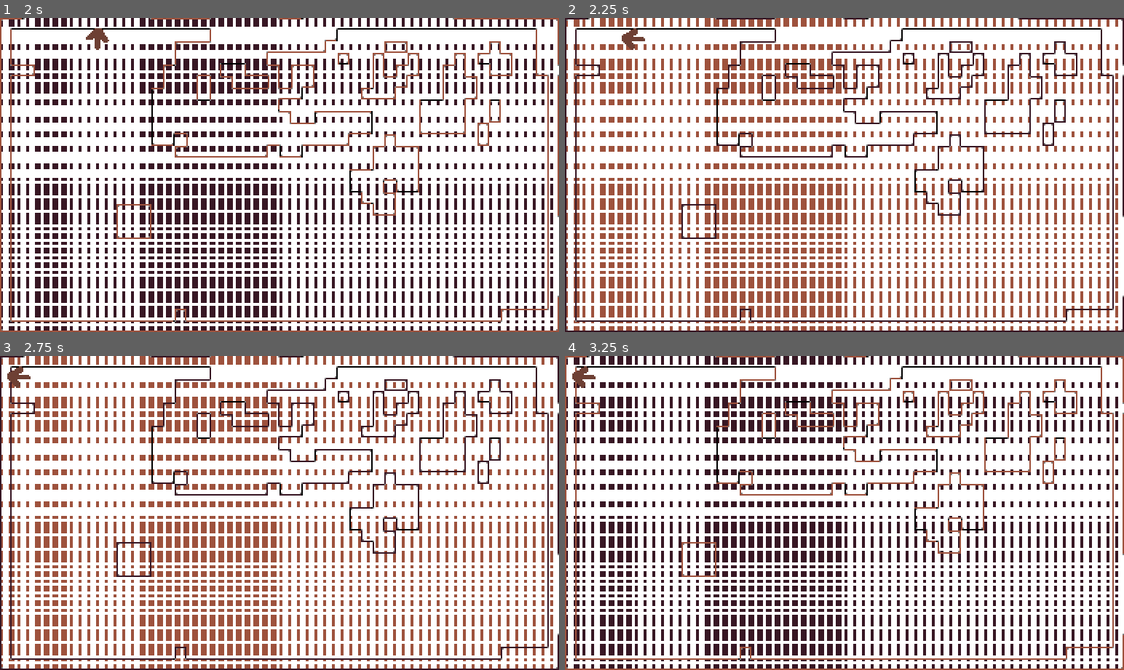
Above: before the commit, frames 1-4 (two rows, left to right).
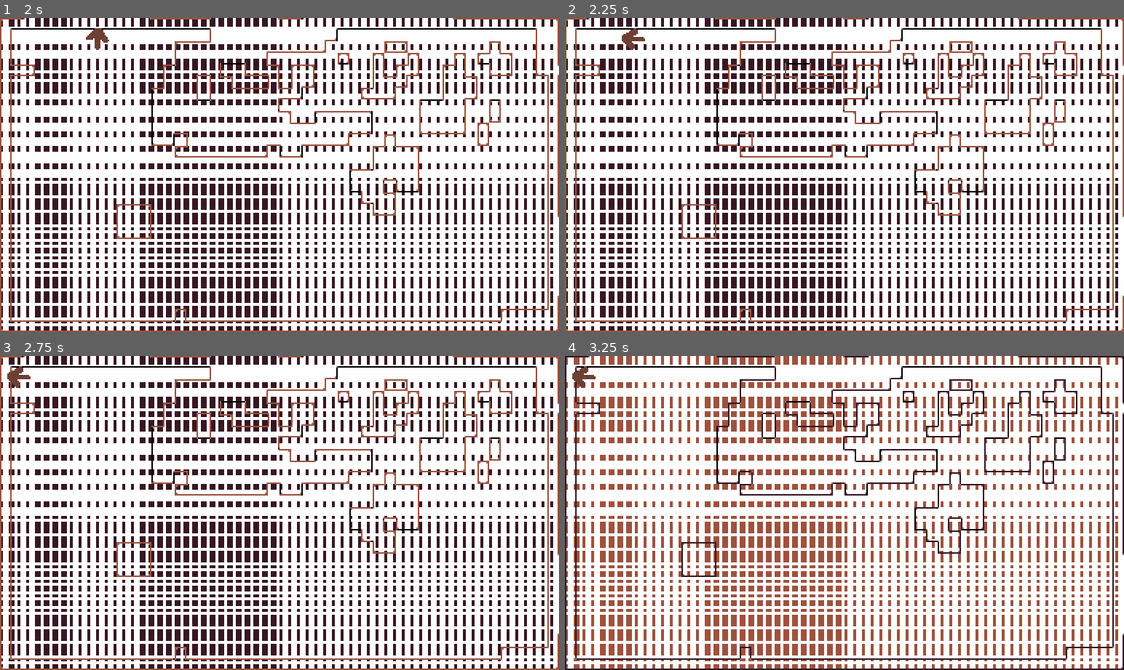
Above: after the commit, the same moments.

Repository: regular-space/milk_switch
Game: Godot game, scene res://scenes/example_level.tscn
The game is run twice, just before and just after one commit, with the same random seed, the same clock (stepped at 60 frames per second) and the same inputs.
Inputs:
- Up to frame 1 (2 s): tap Enter at 0.5 s; hold W (move_up) from 0.53 s (still down); tap Tab (switch_milk) at 0.6, 1.35 s
- Up to frame 2 (2.25 s): tap Space at 2 s; release W (move_up) at 2.03 s; hold A (move_left) from 2.03 s (still down); tap Tab (switch_milk) at 2.1 s
- Up to frame 3 (2.75 s): keep holding A (move_left)
- Up to frame 4 (3.25 s): keep holding A (move_left); tap Tab (switch_milk) at 2.85 s

Frame 1 is identical in both runs. In frame 2, 28% of the frame differs, in the area x 0-100%, y 0-100%; in frame 3, 28%; in frame 4, 28%.

Commit message:
Update project.godot

Diff:
--- a/project.godot
+++ b/project.godot
@@ -58,6 +58,8 @@
 switch_milk={
 "deadzone": 0.5,
 "events": [Object(InputEventKey,"resource_local_to_scene":false,"resource_name":"","device":-1,"window_id":0,"alt_press …(182 unchanged characters)…
+, Object(InputEventKey,"resource_local_to_scene":false,"resource_name":"","device":-1,"window_id":0,"alt_pressed":false,"shift_pressed":false,"ctrl_pressed":false,"meta_pressed":false,"pressed":false,"keycode":0,"physical_keycode":32,"key_label":0,"unicode":32,"echo":false,"script":null)
+, Object(InputEventJoypadButton,"resource_local_to_scene":false,"resource_name":"","device":-1,"button_index":1,"pressure":0.0,"pressed":true,"script":null)
 ]
 }
 
